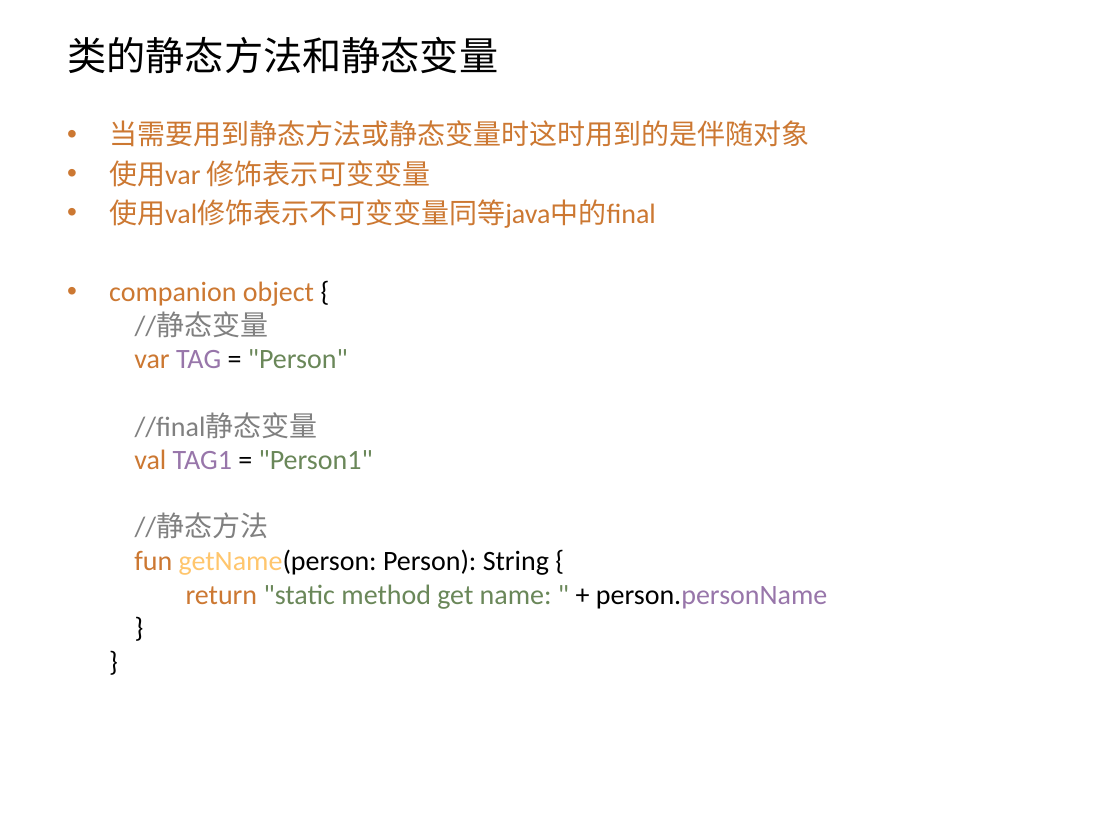
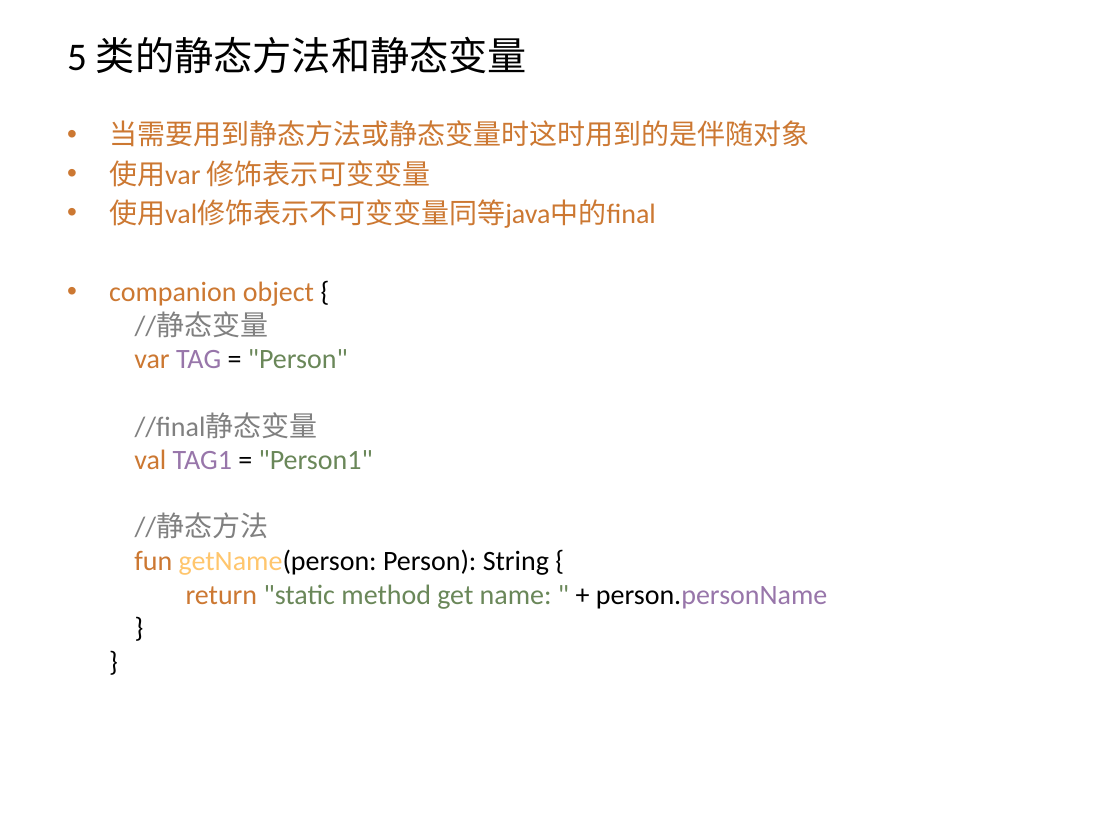
Before and after one commit to zxf2871/KotlinStudy, a slide deck: slide 17 of Kotlin初探.pptx (slide 12 before the commit). Drawn at 1120x840 pixels with LibreOffice and Linux fonts; fonts in the diff are those of the drawing. Boxes give left, top, right and bottom in pixels: in the first picture for what was removed or moved away, otherwise in the second. Text is boxed around its words. In the diff, an @@ line names an element or a change of style, - is before the commit and + after.

```diff
--- a/Kotlin初探.pptx
+++ b/Kotlin初探.pptx
@@ title at (67,36,527,73): text changed @@
-类的静态方法和静态变量
+5 类的静态方法和静态变量
```
Also in this commit, not shown: 24 other slides changed, 6 slides added, 5 slides removed, 6 other files.
